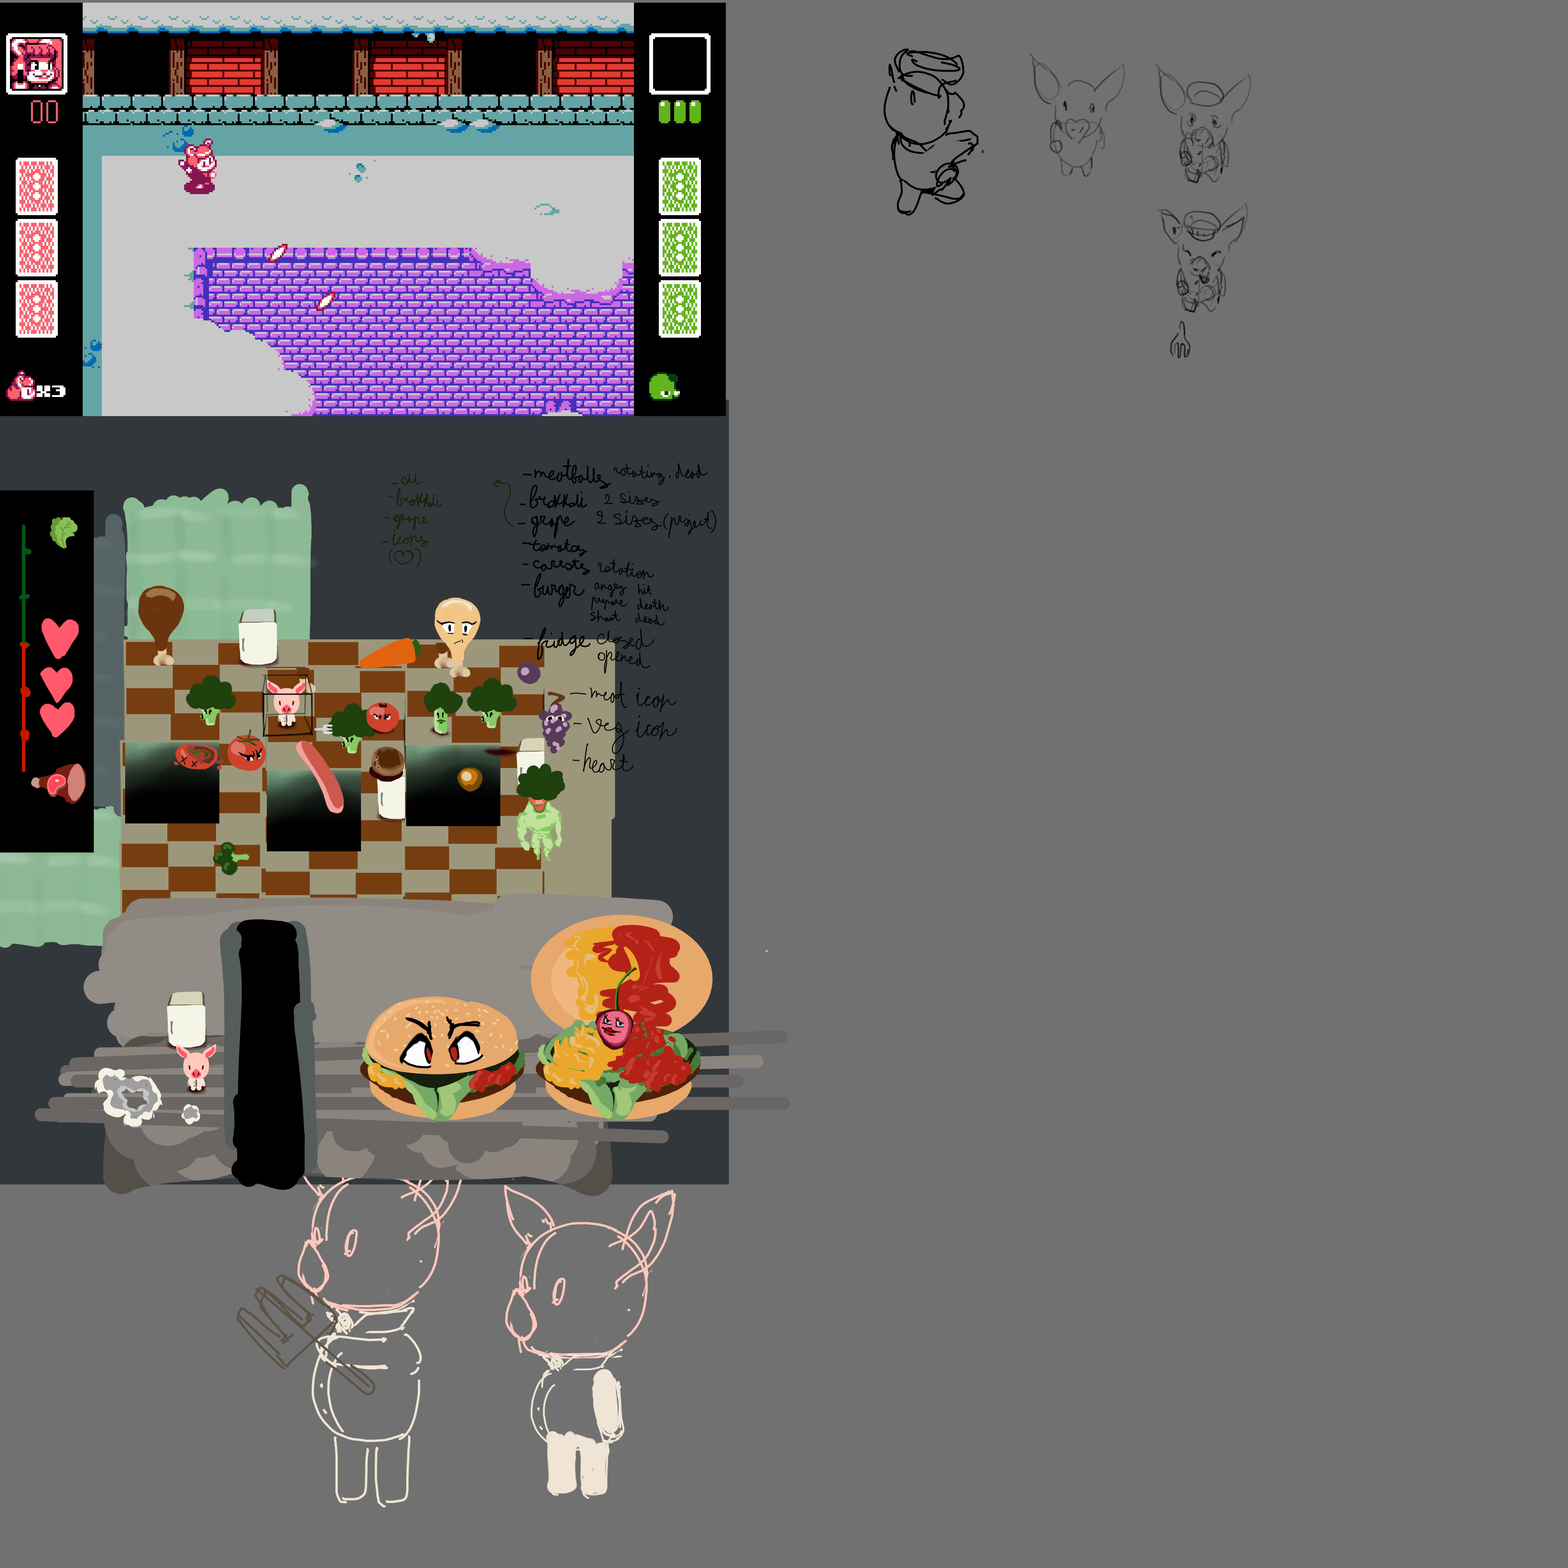
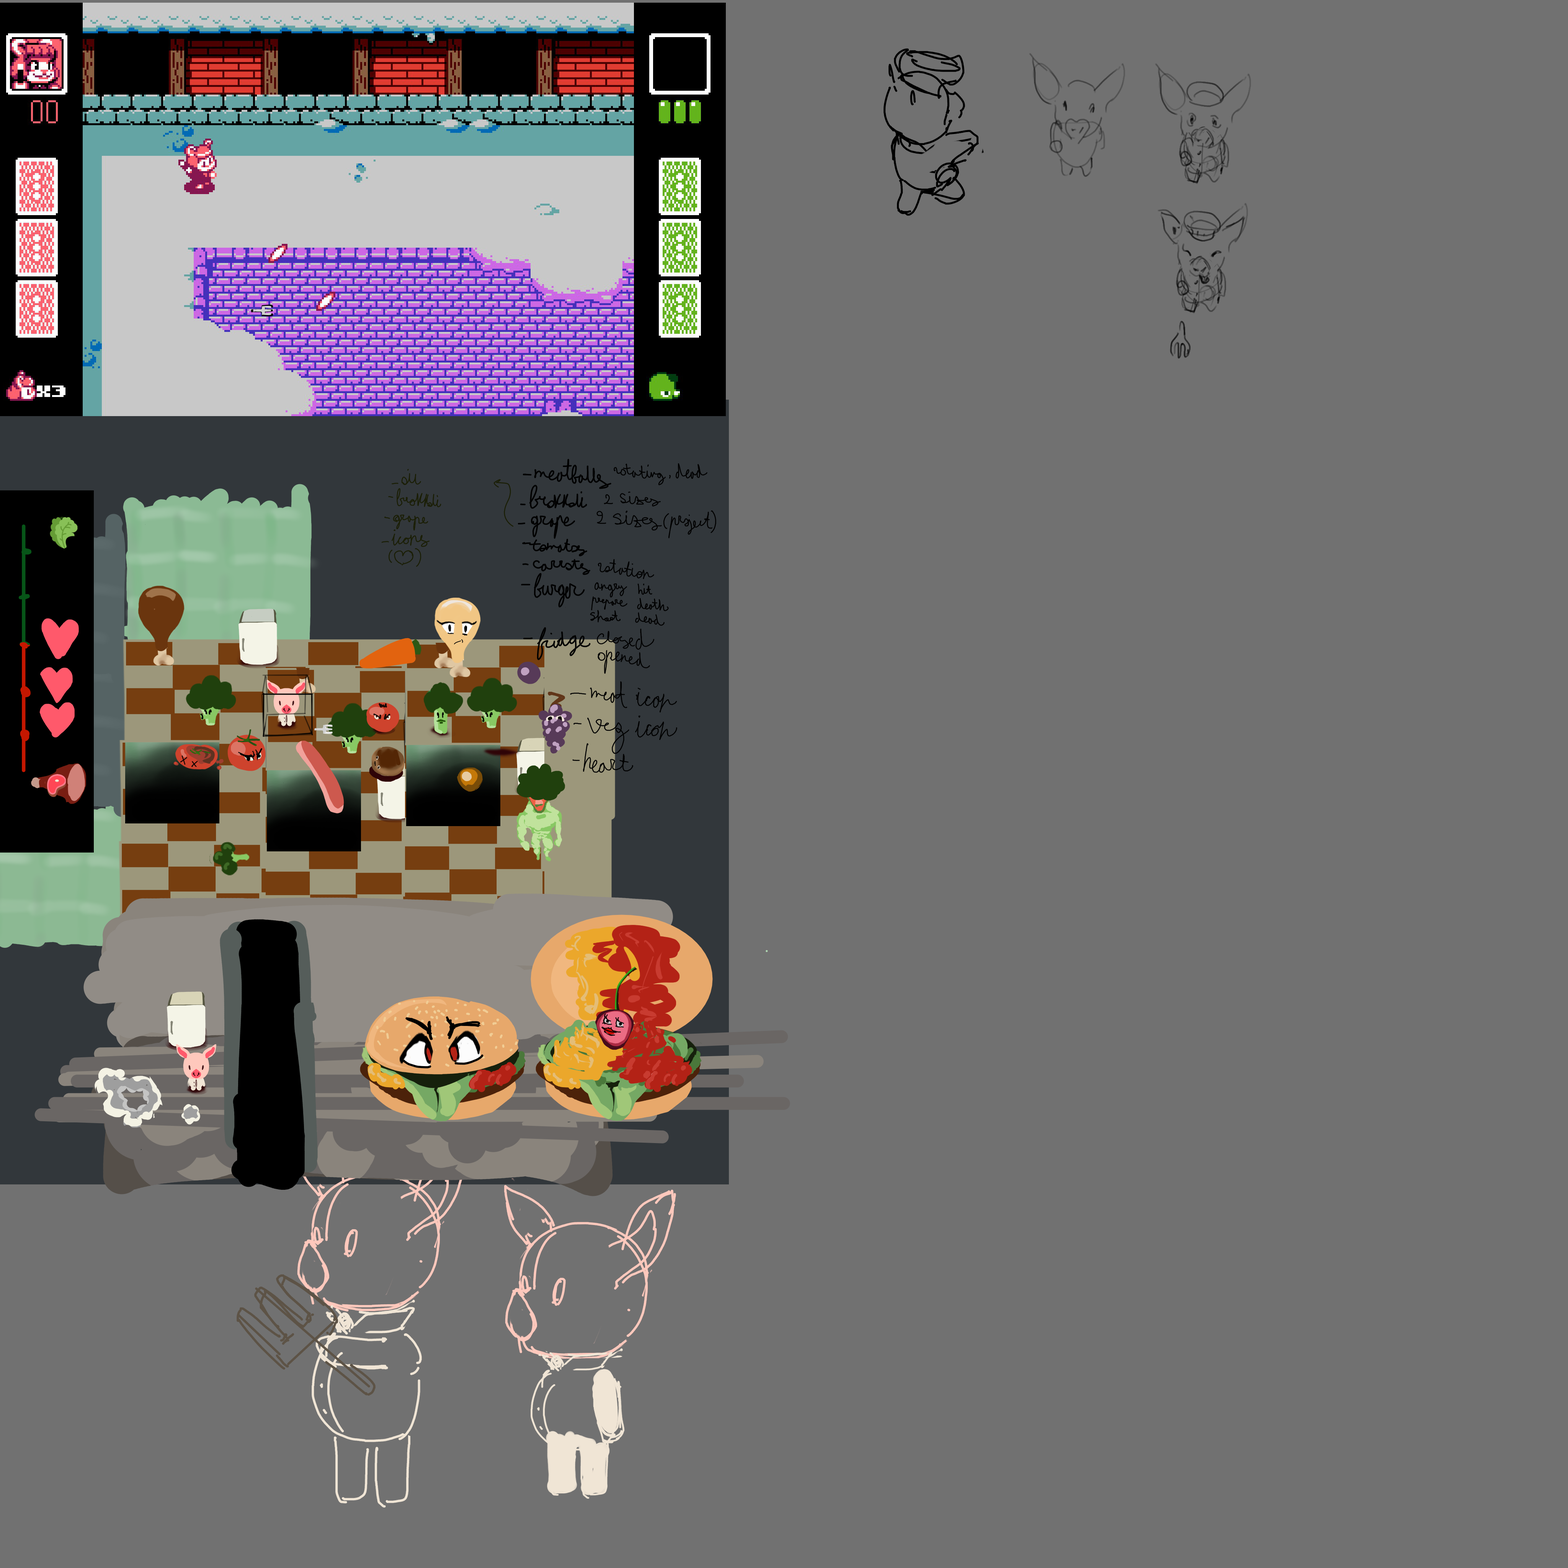
Revision of a layered w=1568, h=1568 image; what changed, layer by layer:
painted on "Copy of Group 10 Merged" over [250, 304, 274, 317]
painted on "Group 10 Merged" over [250, 304, 274, 317]